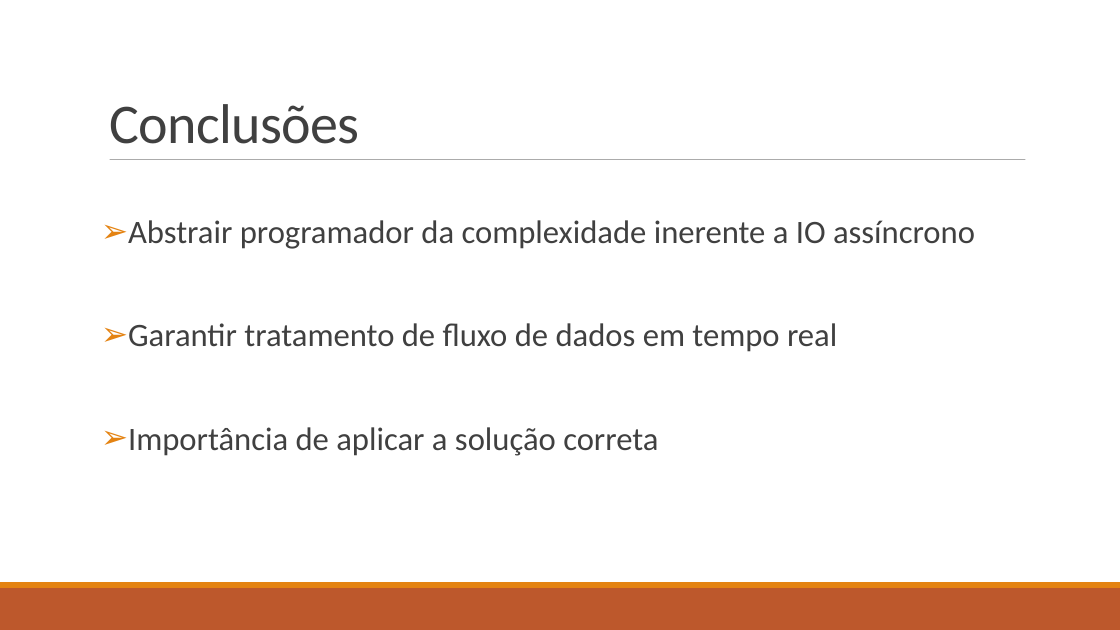
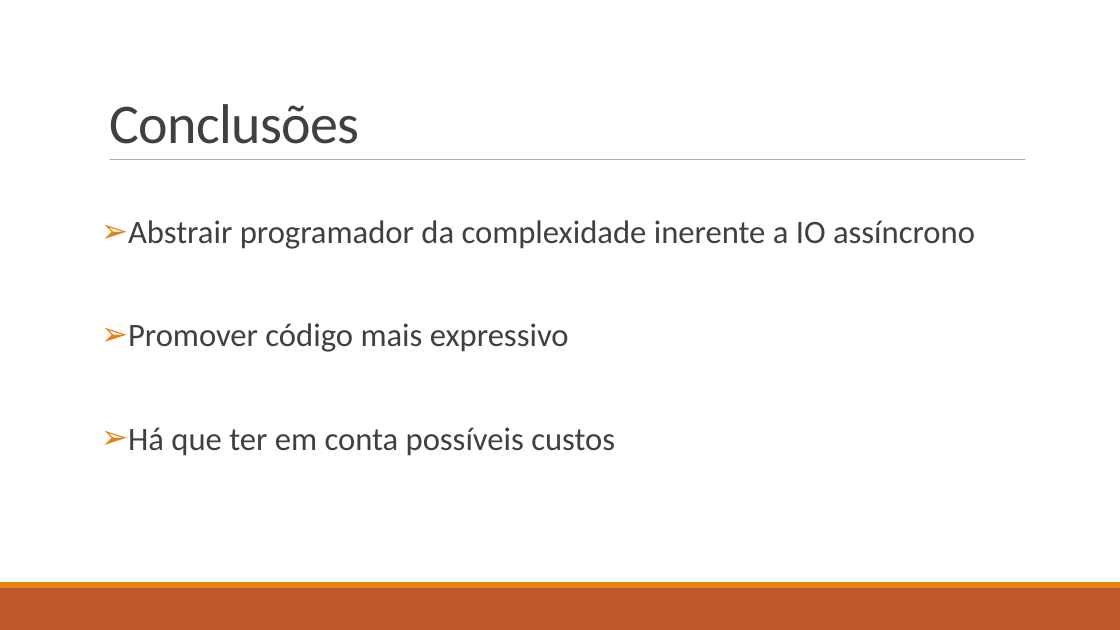
Before and after one commit to isel-sw-projects/2021-asyncio-pipelines, a slide deck: slide 7 of From asynchronous IO to reactive stream pipelines.ppt.odp (slide 11 before the commit). Drawn at 1120x630 pixels with LibreOffice and Linux fonts; fonts in the diff are those of the drawing. Boxes give left, top, right and bottom in pixels: in the first picture for what was removed or moved away, otherwise in the second. Text is boxed around its words. In the diff, an @@ line names an element or a change of style, - is before the commit and + after.

```diff
--- a/From asynchronous IO to reactive stream pipelines.ppt.odp
+++ b/From asynchronous IO to reactive stream pipelines.ppt.odp
@@ text at <box>128,323,615,456</box>: text changed @@
-➢ Garantir tratamento de fluxo de dados em tempo real
-➢ Importância de aplicar a solução correta
+➢ Promover código mais expressivo
+➢ Há que ter em conta possíveis custos
```
Also in this commit, not shown: 3 other slides changed, 2 slides added, 6 slides removed.
